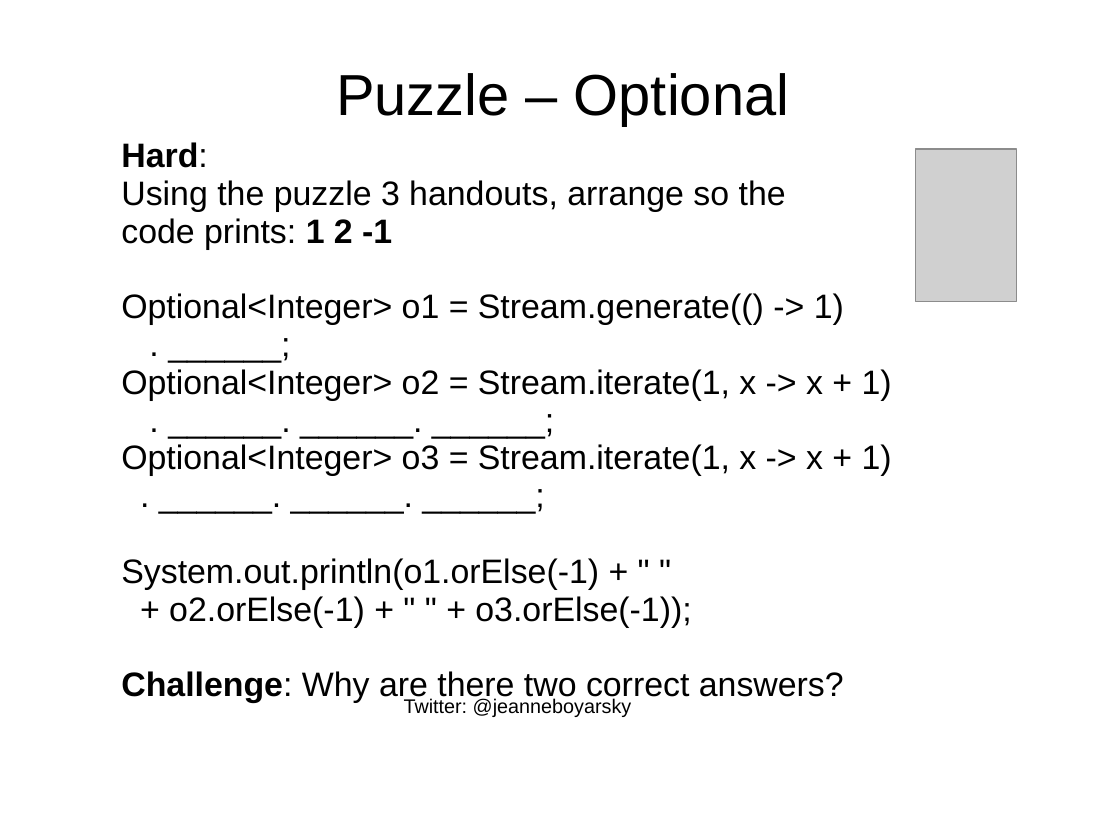
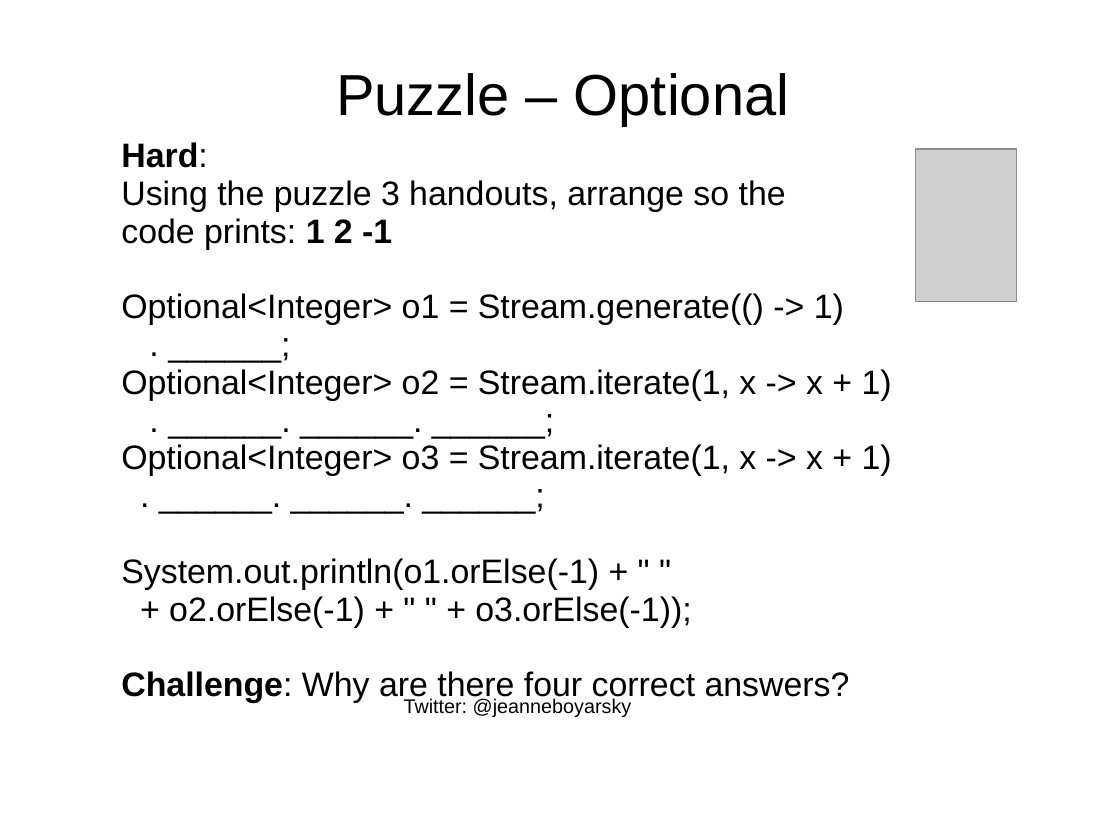
Before and after one commit to boyarsky/java-8-streams-by-puzzles, a slide deck: slide 34 of docs/Slides.ppt. Drawn at 1120x840 pixels with LibreOffice and Linux fonts; fonts in the diff are those of the drawing; grey boxes stand for pictures; background and template pictures are left out. Boxes give left, top, right and bottom in pixels: in the first picture for what was removed or moved away, otherwise in the second. Text is boxed around its words. In the diff, an @@ line names an element or a change of style, - is before the commit and + after.

Commit message:
add alternate answer

```diff
--- a/docs/Slides.ppt
+++ b/docs/Slides.ppt
@@ text at <box>121,671,850,703</box>: text changed @@
-Challenge: Why are there two correct answers?
+Challenge: Why are there four correct answers?
```
